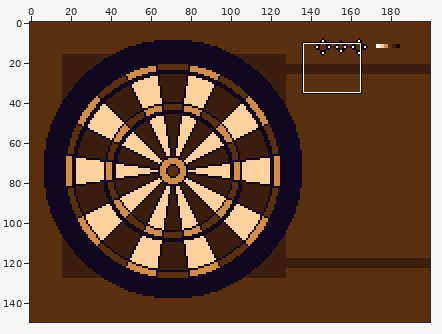
Edited in one commit: pixel-art file (assets/ui sketch 3.aseprite). Above: a wide view before the commit, with the close-up outlined.
Close-up. Old version:
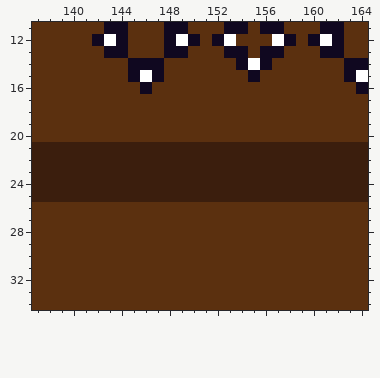
200x150 pixels, 1 frame. Shown: x 137..164, y 11..34.
Now the later version:
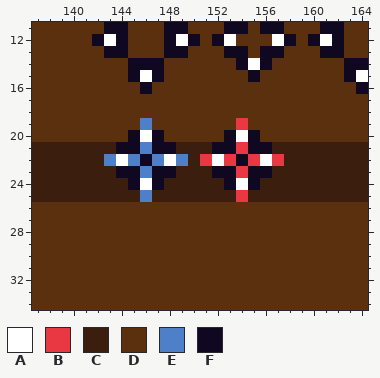
Palette (. is transparent): A #ffffff  B #e93841  C #3b1e0d  D #5b300f  E #4d80c9  F #100820
Diff:
layer "Other" added
Layer "Other":
y 19: x 146 D -> E; x 154 D -> B
y 20: x 145..147 DDD -> FAF; x 153..155 DDD -> FAF
y 21: x 144..148 CCCCC -> FFEFF; x 152..156 CCCCC -> FFBFF
y 22: x 143..149 CCCCCCC -> EAEFEAE; x 151..157 CCCCCCC -> BABFBAB
y 23: x 144..148 CCCCC -> FFEFF; x 152..156 CCCCC -> FFBFF
y 24: x 145..147 CCC -> FAF; x 153..155 CCC -> FAF
y 25: x 146 C -> E; x 154 C -> B
Boxes around the changes in both close-ups, in picture pixels (x1, y1, x2, y2):
changed: (104, 118, 284, 202)
